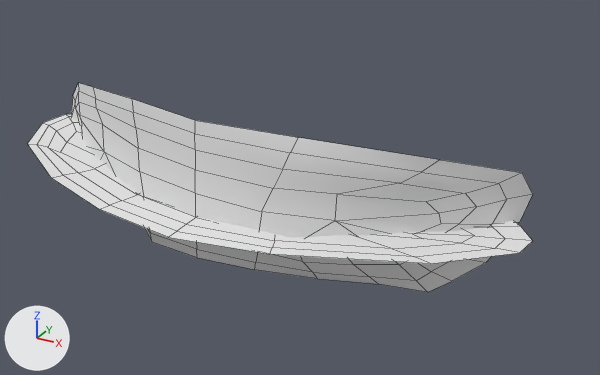
One commit to the FBX model client/Assets/VFX-Tools/PIngle_VFX/UmaSkills/SM_Uma_Skill1.fbx: the scene before it, then after it.
Both versions are drawn from a 50 mm camera at (3.43, -6.12, 2.74) aimed at (0.45, -0.71, 0.03). Lighting does not change. The marker at lower left points along +X, +Y and +Z. Mesh edges are drawn as thin lines. Where no turn or scale is listed for an object, it has been applied to the vertices.
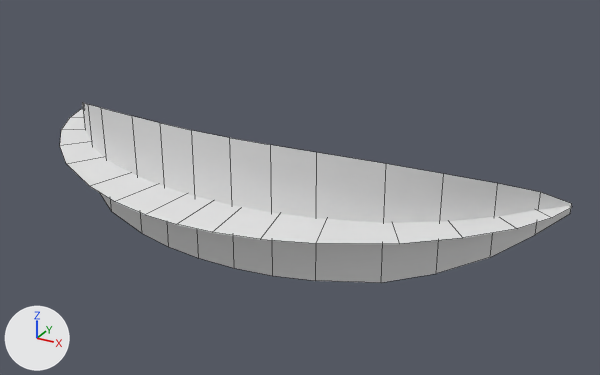
The change, as a diff of the scene's bpy script:
```diff
--- a/client/Assets/VFX-Tools/PIngle_VFX/UmaSkills/SM_Uma_Skill1.fbx.py
+++ b/client/Assets/VFX-Tools/PIngle_VFX/UmaSkills/SM_Uma_Skill1.fbx.py
@@ me_plane @@
 # used by ob_plane; location = (0.0, 0.0, 0.0)
-me_plane.from_pydata(...)  # 202 vertices, 176 faces; spans x -2.59..2.33, y -1.9..-0.03, z -0.49..0.77
-me_plane.materials.append(mat_material_001)  # white #e7e7e7
-me_plane.materials.append(mat_material_002)  # white #e7e7e7
+me_plane.from_pydata(...)  # 66 vertices, 31 faces; spans x -2.49..2.47, y -1.75..0.0, z -0.52..0.59
+# me_plane part 1: the loose piece of 101 vertices spanning x -2.59..2.33, y -1.9..-0.03, z 0.0 is rebuilt with 34 vertices and now spans x -2.49..2.47, y -1.75..0.0, z 0.03..0.04
+# me_plane part 2: the loose piece of 101 vertices spanning x -2.57..2.21, y -1.52..-0.12, z -0.49..0.77 is rebuilt with 32 vertices and now spans x -2.47..2.45, y -1.27..-0.01, z -0.52..0.59
```

Where the change shows, as pixel boxes (x1, y1, x2, y2) in the pictures (600 x 375 px):
'Plane', reshaped (14% shorter): before (28, 83, 533, 292); after (60, 103, 572, 283)
part 1 of me_plane, rebuilt (10% shorter): before (28, 114, 532, 264); after (60, 109, 572, 244)
part 2 of me_plane, rebuilt (14% shorter): before (71, 83, 533, 292); after (82, 103, 571, 283)
